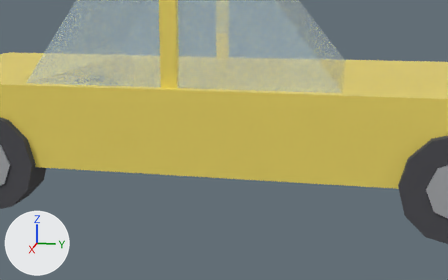
An edit to the glTF model assets/models/outdoor/car_sedan_yellow.glb, drawn before and after from the same camera.
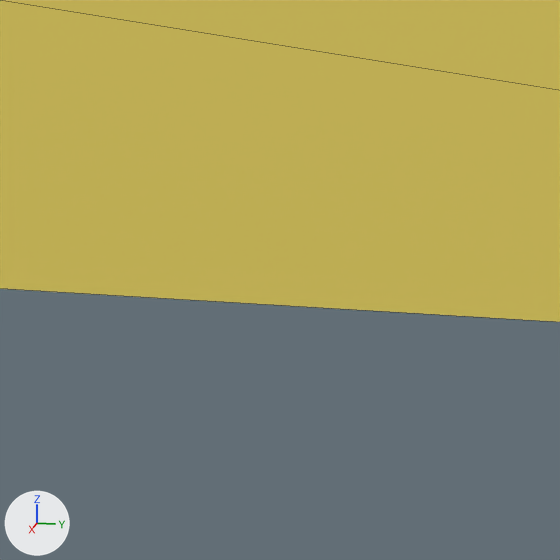
The first picture shows the older version from a camera (50 mm lens) standing at (4.368, 0.824, 1.402) and looking at (-0.061, -0.062, 0.294). The close-ups show the older and then the newer version on the part from 44% to 63% of the width and 48% to 77% of the height of that picture. Only the edits that show in the close-ups are written down. Every picture has the same lights, and +X, +Y and +Z are marked at lower left. The close-ups show mesh edges as thin lines. Where no turn or scale is listed for an object, it has been applied to the vertices.

Script lines for the objects in view, before the commit:
```python
me_body = bpy.data.meshes.new('body')
me_body.from_pydata(...)  # 104 vertices, 156 faces; spans x -0.91..0.91, y -2.33..2.33, z 0.28..1.43
# faces by material slot: [48, 12, 48, 24, 24]
me_body.materials.append(mat_body)  # yellow #fae56c
me_body.materials.append(mat_glass)  # blue #cee7f6
me_body.materials.append(mat_black)  # dark grey #45454b
me_body.materials.append(mat_headlight)  # white #fdf9e7, glowing light grey #cac7b8
me_body.materials.append(mat_taillight)  # red #e75050, glowing red #aa3838
ob_body = bpy.data.objects.new('body', me_body)
ob_body.location = (0.0, 0.0, 0.0)
```
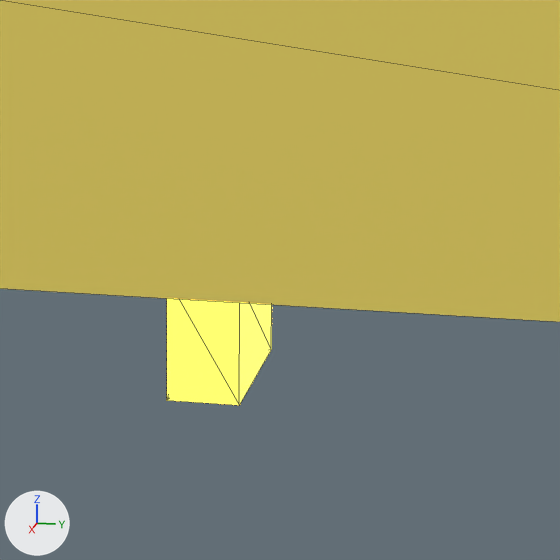
What differs and where, as boxes [x1, y1, x2, y2] in the close-ups (560 x 560 px):
```json
{"object": "haz_rr", "change": "added", "after": [167, 299, 272, 405], "on screen": "yellow"}
```

Edits to the scene script, one JSON object a line:
```json
{"op": "add", "block": "mat_hazard", "code": ["mat_hazard = principled_material('hazard')", "mat_hazard.base_color = (1.0, 0.62, 0.05)  # yellow #ffce3f", "mat_hazard.roughness = 0.3", "mat_hazard.emission_color = (1.0, 0.62, 0.05)  # yellow #ffce3f", "mat_hazard.emission_strength = 3.0"]}
{"op": "add", "block": "me_haz_rr", "code": ["me_haz_rr = bpy.data.meshes.new('haz_rr')", "me_haz_rr.from_pydata(...)  # a box spanning x -0.9..-0.7, y 2.23..2.31, z -0.69..-0.55", "me_haz_rr.materials.append(mat_hazard)  # yellow #ffce3f, glowing yellow #ffce3f"]}
{"op": "add", "block": "ob_haz_rr", "code": ["ob_haz_rr = bpy.data.objects.new('haz_rr', me_haz_rr)", "ob_haz_rr.location = (0.8, -2.27, 0.62)"]}
```
